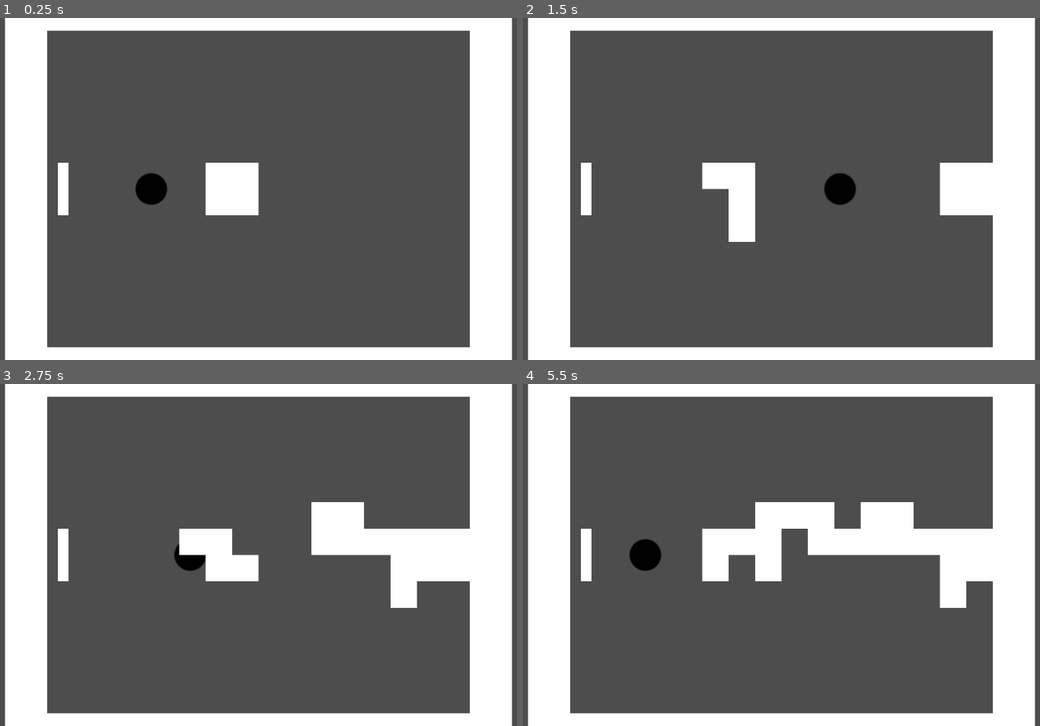
Above: before the commit, frames 1-4 (two rows, left to right).
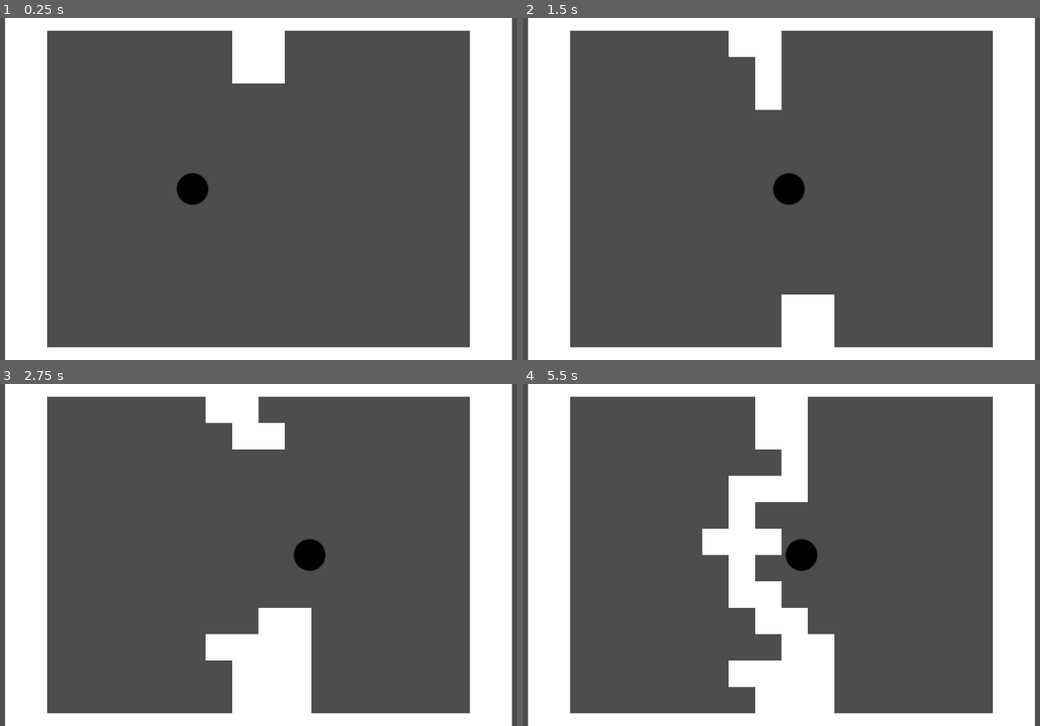
Above: after the commit, the same moments.

Repository: Theophilebu/tetripongobricatron
Game: Godot game, scene res://main.tscn
Two runs of this game, one before a commit and one after it. Both use one fixed random seed, a clock stepped at 60 frames per second and the inputs below.
Inputs:
- Up to frame 1 (0.25 s): no input
- Up to frame 2 (1.5 s): hold Right (PieceRight) 0.53-1.28 s; hold Ctrl (PieceTp) 0.53-1.28 s; hold Down (PieceDown) from 1.28 s (still down); tap V (PieceTournerAntiTrigo) at 1.35 s
- Up to frame 3 (2.75 s): tap Ctrl (PieceTp) at 1.55, 2.3 s; release Down (PieceDown) at 2.03 s; hold Right (PieceRight) from 2.03 s (still down); hold C (PieceTournerTrigo) from 2.03 s (still down)
- Up to frame 4 (5.5 s): release Right (PieceRight) at 2.78 s; release C (PieceTournerTrigo) at 2.78 s; hold Up (PieceUp) 2.78-3.53 s; tap Ctrl (PieceTp) at 2.85, 4.55, 5.3 s; hold Ctrl (PieceTp) 3.53-4.28 s; hold Left (PieceLeft) 3.53-5.03 s; tap 1 (debug1) at 4.15 s; tap V (PieceTournerAntiTrigo) at 4.35 s; hold Down (PieceDown) from 5.03 s (still down); hold C (PieceTournerTrigo) from 5.03 s (still down)

The runs differ from the first frame. In frame 1, 4.4% of the frame differs, in the area x 11-56%, y 3-58%; in frame 2, 7.6%; in frame 3, 14%; in frame 4, 17%, in the area x 11-91%, y 3-97%.

Commit message:
vertical
l'horizontalité est une nuisance pour l'humanité et les balles de tennis, indépendamment de leur résistance au caca. En effet, le tennis ne s'en portera que mieux en verticalité: le jeune william, partisan de l'école de la crêpe(technique verticale de tennis), pourrai enfin apprécier le tennis à sa juste valeur. Concernant la gravité(déformation de l'espace temps), l'horizontalité nuit de toute évidence à la qualité de vie des humains: le risque le plus redoutable serait la mise en orbite du corps humain, que la gravité verticale aurait permis d'éviter. Pour conclure, s'inspirer de la réalité permet d'affirmer en toute confiance que la verticalité est de loin la meilleure solution pour mettre en mouvement les pièces de tetris.

Diff:
--- a/grille_tetris.gd
+++ b/grille_tetris.gd
@@ -104,13 +104,13 @@
 
 	# ecart à réduire pour que les pièces se
 	# collent bien sur le mur
-	var ecart_droit: float = (arene.taillex - taillex*taille_bloc)/2
+	var ecart_bas: float = (arene.tailley - tailley*taille_bloc)/2
 
 	grille_polygon = [
-		Vector2(ecart_droit-taillex*taille_bloc/2, -tailley*taille_bloc/2),
-		Vector2(ecart_droit-taillex*taille_bloc/2, tailley*taille_bloc/2),
-		Vector2(ecart_droit+taillex*taille_bloc/2, tailley*taille_bloc/2),
-		Vector2(ecart_droit+taillex*taille_bloc/2, -tailley*taille_bloc/2),
+		Vector2(-taillex*taille_bloc/2, ecart_bas-tailley*taille_bloc/2),
+		Vector2(-taillex*taille_bloc/2, ecart_bas+tailley*taille_bloc/2),
+		Vector2(taillex*taille_bloc/2, ecart_bas+tailley*taille_bloc/2),
+		Vector2(taillex*taille_bloc/2, ecart_bas-tailley*taille_bloc/2),
 	]
 
 	get_node("CollisionPolygon2D").polygon = grille_polygon
@@ -119,7 +119,7 @@
 	shift_timer.wait_time = frequence_shift
 	shift_timer.start()
 
-	spawn_point = Vector2i(0, tailley/2-1)
+	spawn_point = Vector2i(taillex/2-1, 0)
 	var type_piece: TypePiece = randi_range(0, 6)
 	spawn_piece(type_piece, spawn_point)
 
@@ -235,38 +235,38 @@
 
 func tp_piece():
 	var hauteur=0
-	while peut_translationner_piece(Vector2i(hauteur+1, 0)):
+	while peut_translationner_piece(Vector2i(0, hauteur+1)):
 		hauteur+=1
-	translation_piece(Vector2i(hauteur, 0))
+	translation_piece(Vector2i(0, hauteur))
 	if not peut_atterir_piece():
 		print("erreur bizarre help")
 	else:
 		atterir_piece()
 
-
 func peut_atterir_piece() -> bool:
 	# vérification qu'il y a un truc à droite
 	# et pas trop de bordel
 
-	var truc_a_droite = false
+	var truc_en_bas = false
 
 	for coo_relative_block in forme_piece_tombante:
 		var coo_block = coo_relative_block+position_piece_tombante
 
 		# la pièce doit être dans la grille
+		if coo_block.y<0 or coo_block.y>=tailley:
+			return false
+
 		if coo_block.x<0 or coo_block.x>=taillex:
 			return false
 
-		if coo_block.y<0 or coo_block.y>=tailley:
-			return false
-
-		if coo_block.x == taillex - 1:
-			truc_a_droite = true
-
-		elif blocks[coo_block.y][coo_block.x + 1] != null:
-			truc_a_droite = true
-
-	return truc_a_droite
+		if coo_block.y == tailley - 1:
+			truc_en_bas = true
+
+		elif blocks[coo_block.y + 1][coo_block.x] != null:
+			truc_en_bas = true
+
+	return truc_en_bas
+
 
 func atterir_piece():
 	for coo_relative_block in forme_piece_tombante:
@@ -278,21 +278,21 @@
 	spawn_piece(type_piece, spawn_point)
 	shift_timer.start()
 
-	var nb_colonnes_a_detruire = nb_colonnes_completes()
+	var nb_colonnes_a_detruire = nb_lignes_completes()
 	if nb_colonnes_a_detruire == 0:
 		return
 
-	detruire_colonnes(nb_colonnes_a_detruire)
-
-func nb_colonnes_completes() -> int:
-	for x_ in range(taillex):
-		var x = taillex - 1 - x_
-		# x commence tout à droite et finit pas trop à gauche
-		for y in range(tailley):
+	detruire_lignes(nb_colonnes_a_detruire)
+
+func nb_lignes_completes() -> int:
+	for y_ in range(tailley):
+		var y = tailley - 1 - y_
+		# y commence tout en haut et finit pas trop en hau
+		for x in range(taillex):
 			if blocks[y][x] == null:
-				return x_
-
-	return taillex
+				return y_
+
+	return tailley
 
 
 func creer_block(position_grille: Vector2i) -> bool:
@@ -351,6 +351,23 @@
 				blocks[y][x].position.x += nb_colonnes * taille_bloc
 				blocks[y][x].coos = Vector2i(x, y)
 
+func detruire_lignes(nb_lignes: int):
+	""" detruit la ligne de bas, bouge le reste vers le bas """
+
+	for y in range(tailley-nb_lignes, tailley):
+		for x in range(taillex):
+			detruire_block(Vector2i(x, y))
+
+
+	# gravité verticale
+	for y_ in range(nb_lignes, tailley):
+		for x in range(taillex):
+			var y = tailley - y_
+			# x commence tout à droite et finit pas trop à gauche
+			blocks[y][x] = blocks[y-nb_lignes][x]
+			if blocks[y][x]!=null:
+				blocks[y][x].position.y += nb_lignes * taille_bloc
+				blocks[y][x].coos = Vector2i(x, y)
 
 
 
@@ -361,8 +378,8 @@
 func _on_timer_timeout() -> void:
 	print("timeout")
 
-	if peut_translationner_piece(Vector2i(1, 0)):
-		translation_piece(Vector2i(1, 0))
+	if peut_translationner_piece(Vector2i(0, 1)):
+		translation_piece(Vector2i(0, 1))
 	elif peut_atterir_piece():
 		atterir_piece()
 	else:
@@ -387,7 +404,7 @@
 
 	if event.is_action_pressed("debug1"):
 		print("detruire_colonnes")
-		detruire_colonnes(1)
+		detruire_lignes(1)
 
 
 func mouvement_input(event: InputEvent) -> void:
--- a/main.tscn
+++ b/main.tscn
@@ -1,7 +1,6 @@
-[gd_scene load_steps=5 format=3 uid="uid://idwyv3ldvngk"]
+[gd_scene load_steps=4 format=3 uid="uid://idwyv3ldvngk"]
 
 [ext_resource type="PackedScene" uid="uid://br10mhcqdgw6b" path="res://arene.tscn" id="1_5in8p"]
-[ext_resource type="PackedScene" uid="uid://be45qbfxq5ypo" path="res://raquette.tscn" id="1_ip2lf"]
 [ext_resource type="PackedScene" uid="uid://mmvyp2dnkep7" path="res://balle.tscn" id="2_apci1"]
 [ext_resource type="PackedScene" uid="uid://burspr0mjehd8" path="res://grille_tetris.tscn" id="4_rdmvb"]
 
@@ -14,7 +13,4 @@
 vitesse_initiale = Vector2(-500, 0)
 angle_max = 1.092
 
-[node name="Raquette" parent="Arene" groups=["raquette"] instance=ExtResource("1_ip2lf")]
-marge_x = 30.0
-
 [node name="GrilleTetris" parent="Arene" instance=ExtResource("4_rdmvb")]
--- a/raquette.tscn
+++ b/raquette.tscn
@@ -6,6 +6,7 @@
 collision_layer = 8
 collision_mask = 0
 script = ExtResource("1_igt67")
+vitesse = 800.0
 
 [node name="Polygon2D" type="Polygon2D" parent="."]
 polygon = PackedVector2Array(10, -50, -10, -50, -10, 50, 10, 50)
